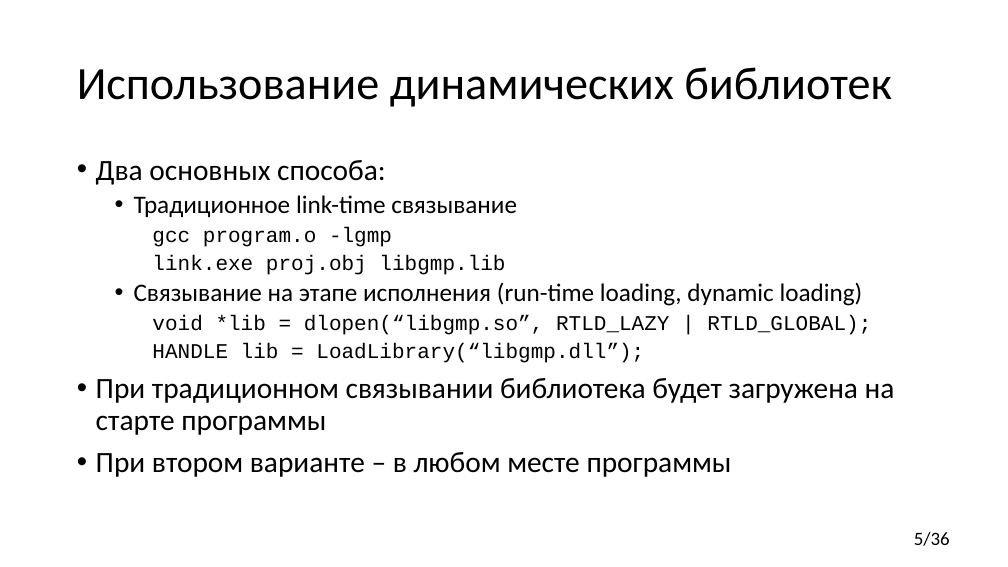
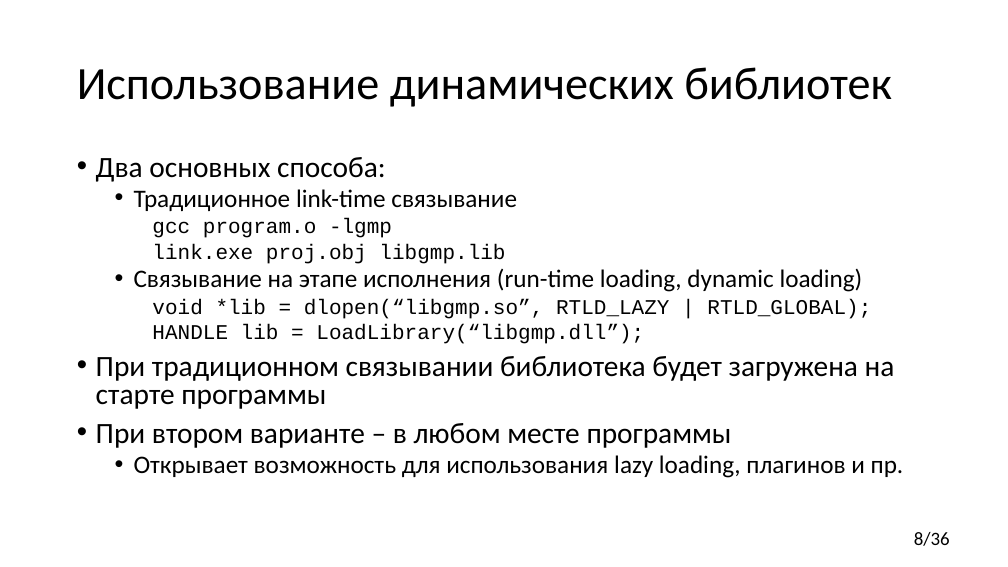
Before and after one commit to yugr/CppRussia, a slide deck: slide 8 of 2024/RU.pptx (slide 5 before the commit). Drawn at 1008x567 pixels with LibreOffice and Linux fonts; fonts in the diff are those of the drawing. Boxes give left, top, right and bottom in pixels: in the first picture for what was removed or moved away, otherwise in the second. Text is boxed around its words. In the diff, an @@ line names an element or a change of style, - is before the commit and + after.

```diff
--- a/2024/RU.pptx
+++ b/2024/RU.pptx
@@ text at (x1=96, y1=157, x2=895, y2=448): line spacing 0.9 to 0.8 @@
@@ text at (x1=134, y1=455, x2=904, y2=478): paragraph added @@
+  • Открывает возможность для использования lazy loading, плагинов и пр.
@@ page number at (x1=914, y1=532, x2=950, y2=546): text changed @@
-5/36
+8/36
```
Also in this commit, not shown: 6 other slides changed, 1 slide added.
